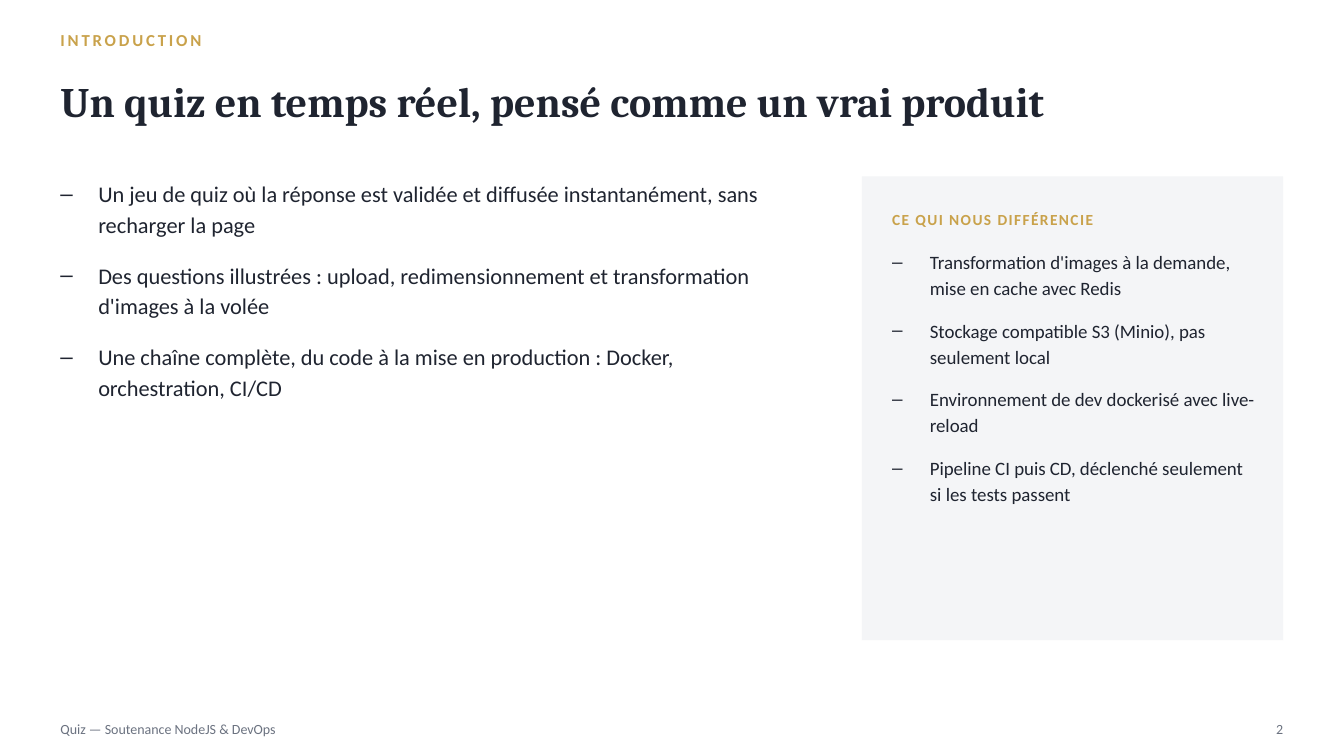
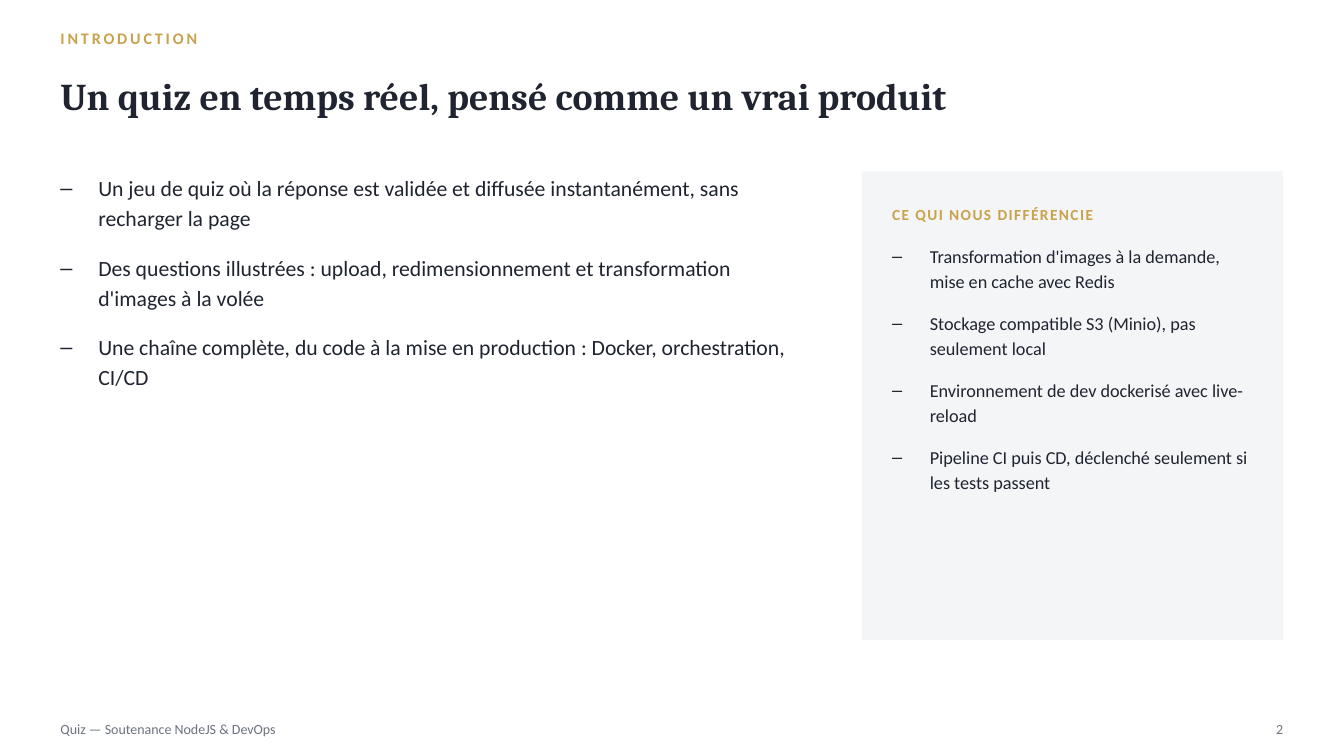
Before and after one commit to phasna/Quiz, a slide deck: slide 2 of quiz_soutenance.pptx. Drawn at 1344x756 pixels with LibreOffice and Linux fonts; fonts in the diff are those of the drawing. Boxes give left, top, right and bottom in pixels: in the first picture for what was removed or moved away, otherwise in the second. Text is boxed around its words. In the diff, an @@ line names an element or a change of style, - is before the commit and + after.

```diff
--- a/quiz_soutenance.pptx
+++ b/quiz_soutenance.pptx
@@ text "INTRODUCTION" at (60,33,197,44): size 12 to 11.5 pt @@
@@ text "Un quiz en temps réel, ..." at (60,83,946,118): size 30 to 27 pt @@
@@ text "Un jeu de quiz où ..." at (98,181,785,386): size 16 to 15.5 pt @@
@@ rectangle: place and size @@
-rectangle at (862,176,1284,640)
+rectangle at (862,171,1284,640)
@@ text "CE QUI NOUS DIFFÉRENCIE": place and size @@
-text "CE QUI NOUS DIFFÉRENCIE" at (892,212,1094,227)
+text "CE QUI NOUS DIFFÉRENCIE" at (892,207,1094,222)
@@ text "Transformation d'images à la demande, ..." at (930,250,1247,492): size 13.5 to 13 pt @@
```
Also in this commit, not shown: 6 other slides changed, 9 slides added, 3 slides removed, 2 other files.
